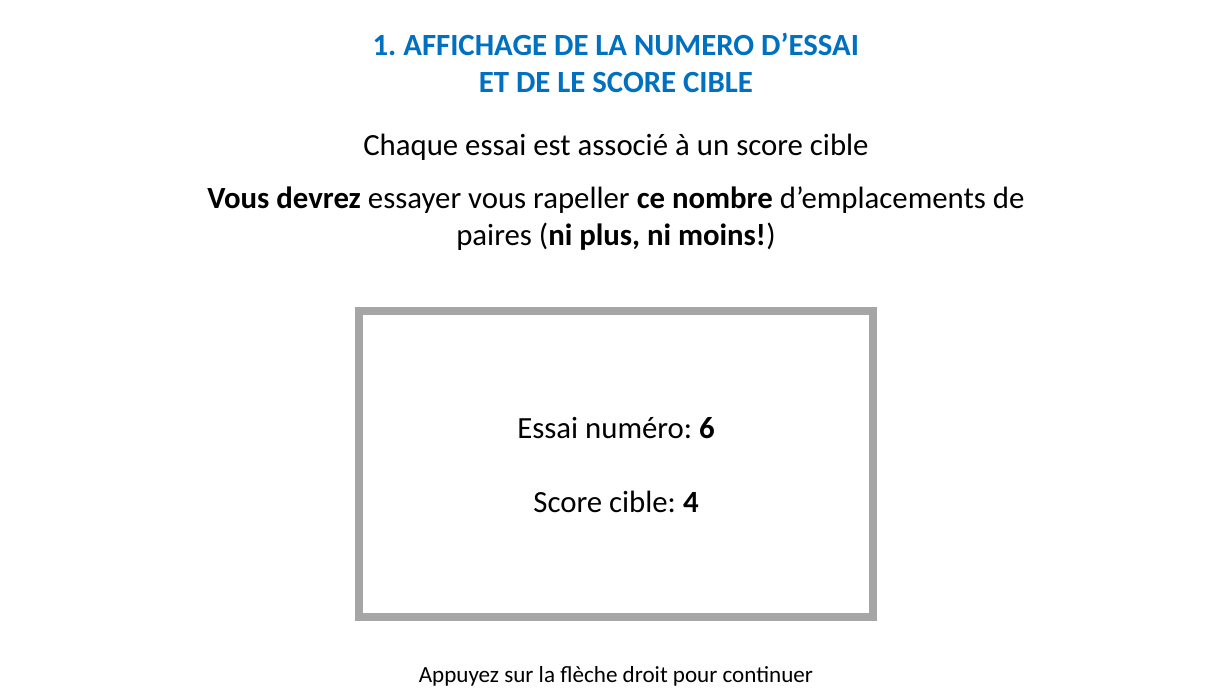
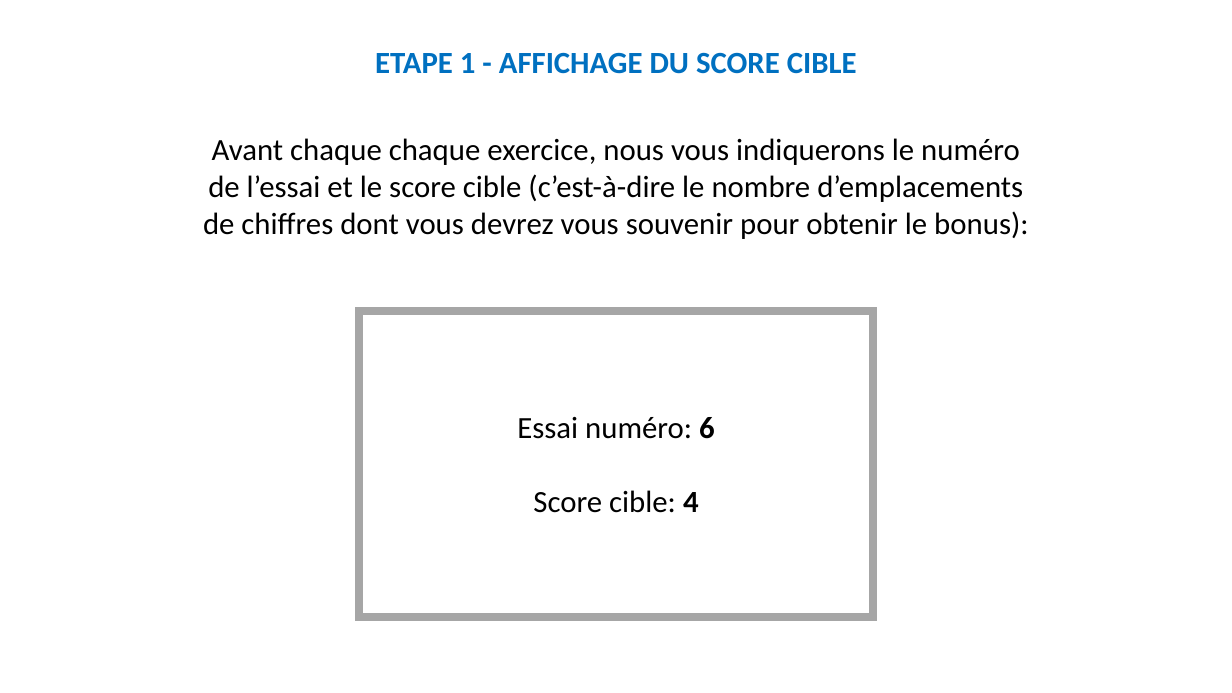
Before and after one commit to MBB-team/Online_Testing, a slide deck: slide 7 of src/Self_Efficacy/Stimuli/Instructions.pptx (slide 15 before the commit). Drawn at 1232x693 pixels with LibreOffice and Linux fonts; fonts in the diff are those of the drawing. Boxes give left, top, right and bottom in pixels: in the first picture for what was removed or moved away, otherwise in the second. Text is boxed around its words. In the diff, an @@ line names an element or a change of style, - is before the commit and + after.

```diff
--- a/src/Self_Efficacy/Stimuli/Instructions.pptx
+++ b/src/Self_Efficacy/Stimuli/Instructions.pptx
@@ text at [375,52,857,74]: text changed @@
-1. AFFICHAGE DE LA NUMERO D’ESSAI ET DE LE SCORE CIBLE
+ETAPE 1 - AFFICHAGE DU SCORE CIBLE
@@ text at [203,138,1028,239]: text changed @@
-Chaque essai est associé à un score cible
-Vous devrez essayer vous rapeller ce nombre d’emplacements de paires (ni plus, ni moins!)
+Avant chaque chaque exercice, nous vous indiquerons le numéro de l’essai et le score cible (c’est-à-dire le nombre d’emplacements de chiffres dont vous devrez vous souvenir pour obtenir le bonus):
@@ text removed at [419,666,813,686] @@
-Appuyez sur la flèche droit pour continuer
```
Also in this commit, not shown: 22 other slides changed, 10 slides added, 22 slides removed.
